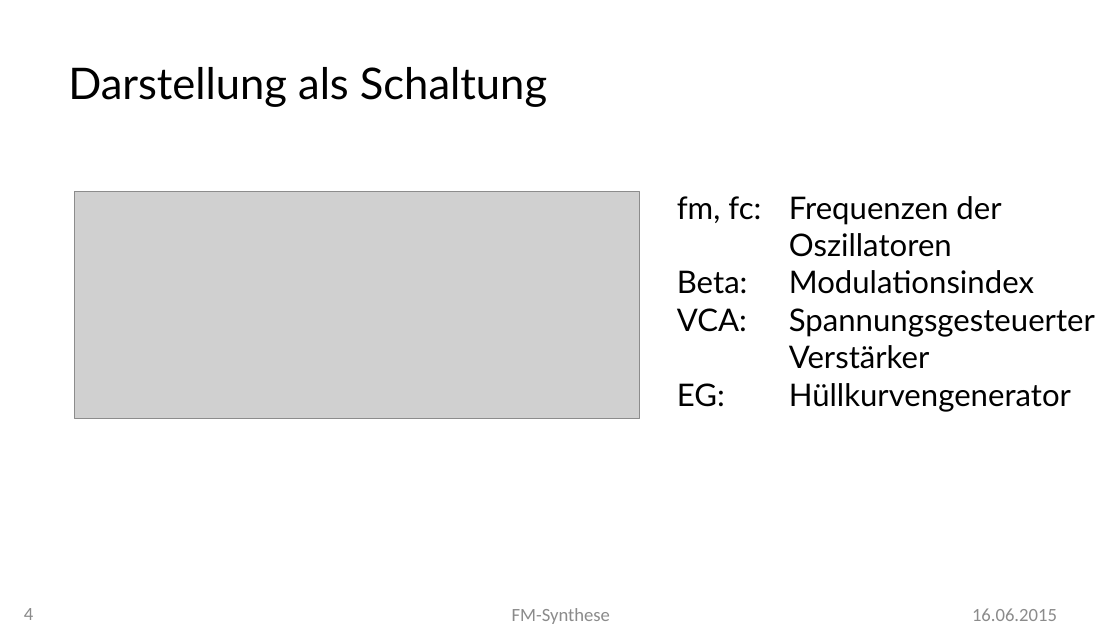
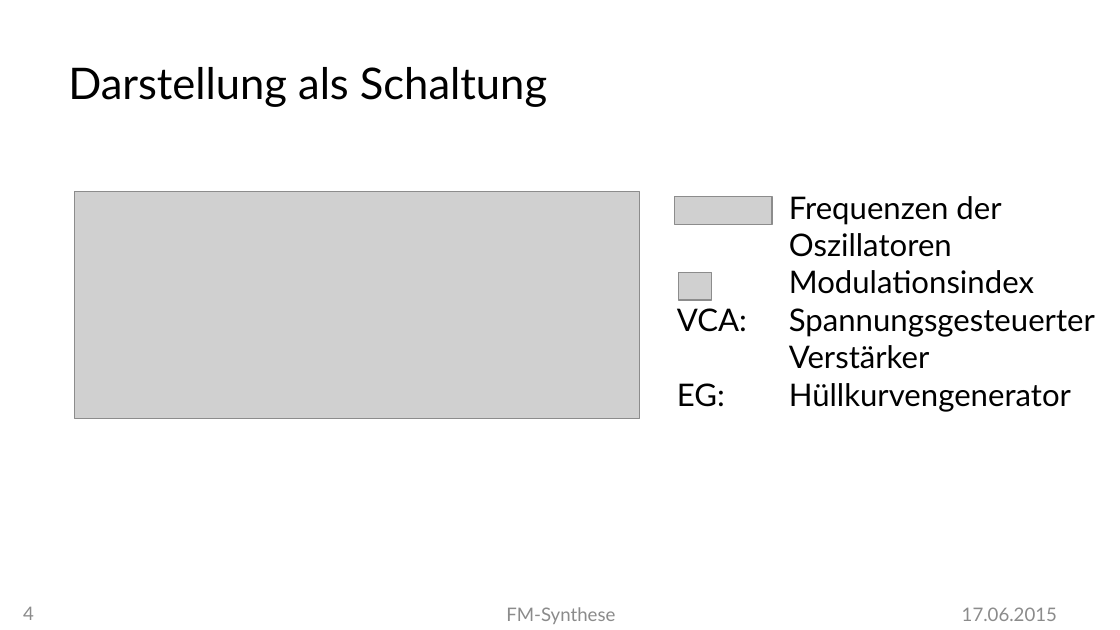
Before and after one commit to MBulli/VSeminar, a slide deck: slide 4 of Praesentation/FMSynthese-Julius.pptx. Drawn at 1120x630 pixels with LibreOffice and Linux fonts; fonts in the diff are those of the drawing; grey boxes stand for pictures; background and template pictures are left out. Boxes give left, top, right and bottom in pixels: in the first picture for what was removed or moved away, otherwise in the second. Text is boxed around its words. In the diff, an @@ line names an element or a change of style, - is before the commit and + after.

```diff
--- a/Praesentation/FMSynthese-Julius.pptx
+++ b/Praesentation/FMSynthese-Julius.pptx
@@ picture added at box(675, 197, 773, 225) @@
@@ text at box(789, 196, 1001, 225): text changed @@
-fm, fc: Frequenzen der
+Frequenzen der
@@ picture added at box(679, 272, 712, 300) @@
@@ text at box(789, 270, 1034, 294): text changed @@
-Beta: Modulationsindex
+Modulationsindex
@@ text "FM-Synthese" at box(506, 607, 615, 624): font Calibri to Lato @@
@@ text at box(962, 607, 1057, 621): text changed; font Calibri to Lato @@
-16.06.2015
+17.06.2015
```
Also in this commit, not shown: 25 other slides changed, 1 slide added.
